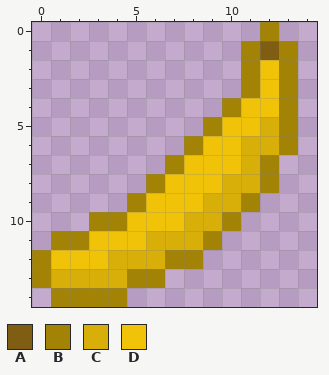
Two versions of one pixel-art sprite, Items/Materials/OldFruit.png. Above: the version before the commit.
The file is 30x30 pixels, drawn in blocks of 2x2; one block is one cell here.
Palette (. is transparent): A #7f5d13  B #a28306  C #d8af08  D #f0c308
Pixels before, first column x 0:
 0 ............B.
 1 ...........BAB
 2 ...........BDB
 3 ...........BDB
 4 ..........BDDB
 5 .........BDDCB
 6 ........BDDCCB
 7 .......BDDDCB.
 8 ......BDDDCCB.
 9 .....BDDDCCB..
10 ...BBDDDCCB...
11 .BBDDDCCCB....
12 BDDDCCCBB.....
13 BCCCCBB.......
14 .BBBB.........
After:
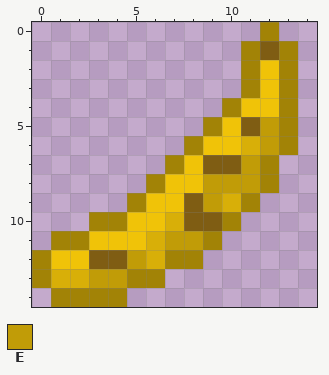
Colours new in this view: E #c19c07
From the commit log: added chocolate chips mmm yes
The edit:
Changed rows in their new state; - is an unchanged pixel.
first column x 3:
 5 --------AE
 6 ---------E
 7 ------AAE-
 8 ------EEE-
 9 -----AE---
10 ----CAA---
11 ----EE----
12 AAE-------
13 EE--------
